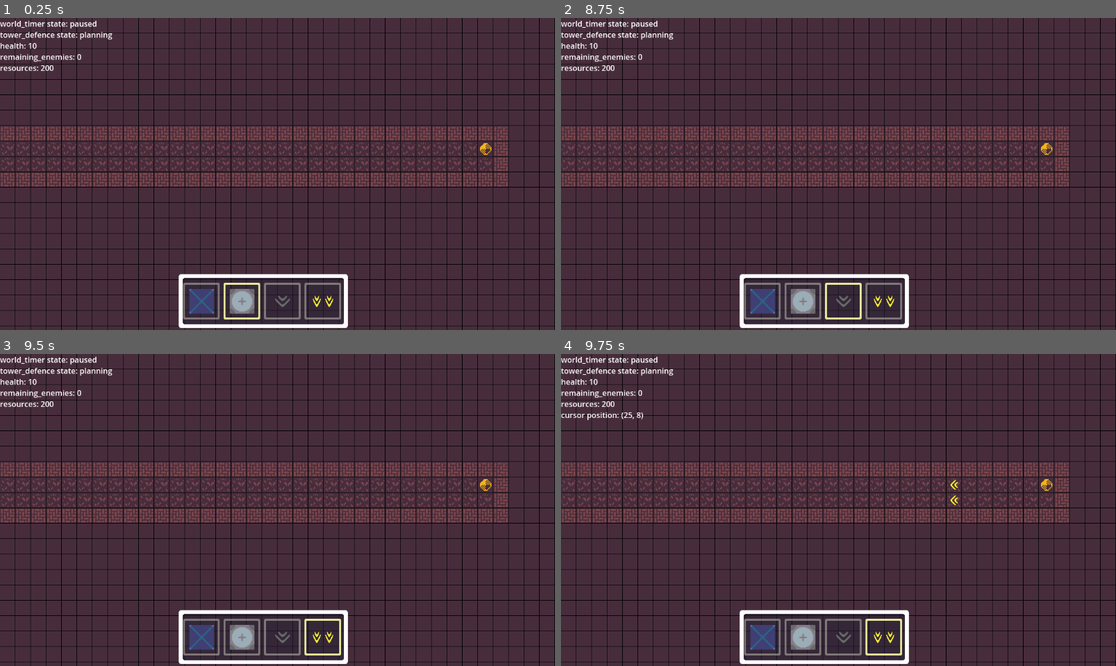
Above: before the commit, frames 1-4 (two rows, left to right).
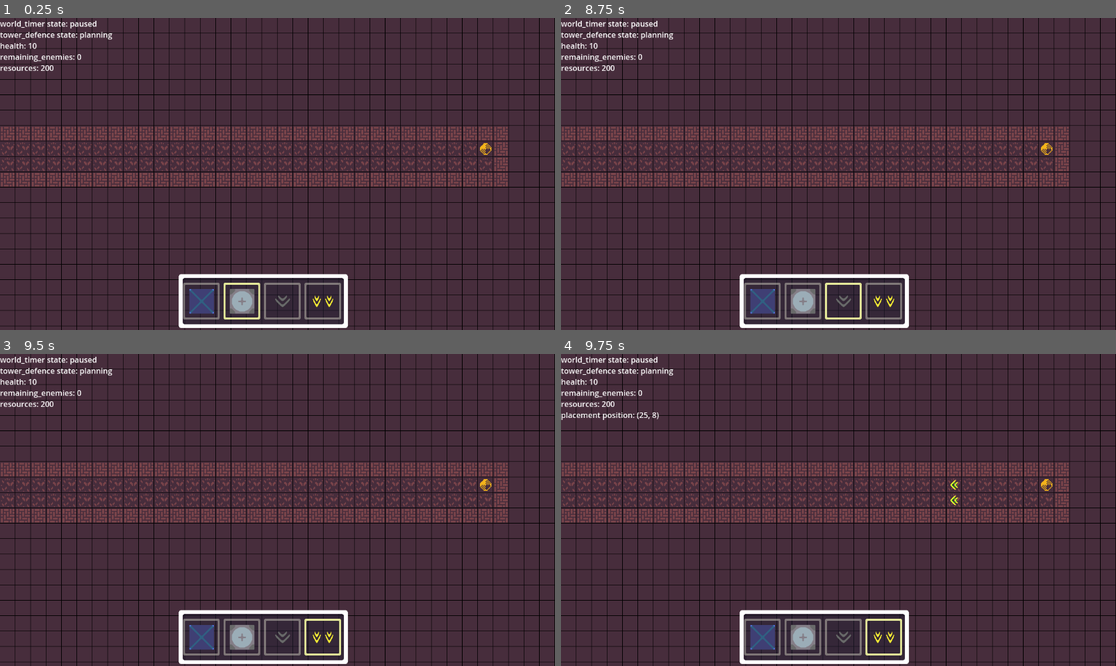
Above: after the commit, the same moments.

Repository: JeppeLindberg/Factory_tower_defence
Game: Godot game, scene res://scenes/main_scene.tscn
Two runs of this game, one before a commit and one after it. Both use one fixed random seed, a clock stepped at 60 frames per second and the inputs below.
Inputs (mouse positions are in pixels of both pictures, inside the frame that each line leads up to):
- Up to frame 1 (0.25 s): no input
- Up to frame 2 (8.75 s): click (760, 301) at 0.5 s; click (805, 301) at 1.27 s; click (844, 301) at 2.02 s; click (882, 301) at 2.77 s; click (760, 301) at 3.5 s; click (805, 301) at 4.27 s; click (844, 301) at 5.02 s; click (882, 301) at 5.77 s; click (760, 301) at 6.5 s; click (805, 301) at 7.27 s; click (844, 301) at 8.02 s
- Up to frame 3 (9.5 s): click (321, 637) at 8.77 s
- Up to frame 4 (9.75 s): tap Enter at 9.5 s; move the mouse to (960, 494) at 9.52 s; hold R (rotate) from 9.53 s (still down); click (960, 494) at 9.67 s

Frames 1-3 are identical in both runs. In frame 4, 0.2% of the frame differs, in the area x 0-72%, y 18-48%.

Commit message:
splitter

Diff:
--- a/prefabs/buildings/transport/splitter.tscn
+++ b/prefabs/buildings/transport/splitter.tscn
@@ -1,8 +1,9 @@
-[gd_scene load_steps=4 format=3 uid="uid://cumu6oj7jq2r8"]
+[gd_scene load_steps=5 format=3 uid="uid://cumu6oj7jq2r8"]
 
 [ext_resource type="Script" path="res://scripts/building.gd" id="1_14g8e"]
 [ext_resource type="Script" path="res://scripts/buildings/transport/splitter.gd" id="2_ty6mm"]
 [ext_resource type="Texture2D" uid="uid://byibxt1eryr0i" path="res://sprites/buildings/splitter.png" id="3_4qat7"]
+[ext_resource type="Script" path="res://scripts/buildings/resource_container.gd" id="4_0vj47"]
 
 [node name="splitter" type="Node2D"]
 script = ExtResource("1_14g8e")
@@ -14,3 +15,6 @@
 position = Vector2(32, 16)
 scale = Vector2(0.5, 0.5)
 texture = ExtResource("3_4qat7")
+
+[node name="resource_container" type="Node2D" parent="."]
+script = ExtResource("4_0vj47")
--- a/scripts/buildings/resource_container.gd
+++ b/scripts/buildings/resource_container.gd
@@ -1,6 +1,8 @@
 extends Node2D
 
 var _scene_paths := preload("res://scripts/library/scene_paths.gd").new()
+
+var resource_capacity = -1
 
 var _main_scene
 var _root_node
@@ -9,6 +11,7 @@
 
 var _pickers = []
 var _active_picker = 0
+
 
 func activate():
 	_main_scene = get_node(_scene_paths.MAIN_SCENE)
@@ -27,21 +30,22 @@
 	if _pickers.is_empty():
 		return
 
-	var r = range(len(_pickers))
-	for i in range(len(r)):
-		r[i] -= _active_picker
-		r[i] = r[i] % len(_pickers)
+	var queue = _get_picker_queue()
 
-	for index in r:
+	for index in queue:
 		if get_children().is_empty():
 			return
 
-		var deposit_pos = _pickers[index].curve.get_point_position(0)
+		var resource = select_pick_resource()
+		try_pick_resource(resource, index)
 
-		if _pickers[index].check_can_recieve_at_pos(deposit_pos):
-			_pickers[index].receive_resource(select_pick_resource(), deposit_pos)
-			_active_picker -= 1
-			_active_picker = _active_picker % len(_pickers)
+# Get the order of checking which picker should recieve a resource
+func _get_picker_queue():
+	var queue = range(len(_pickers))
+	for i in range(len(queue)):
+		queue[i] -= _active_picker
+		queue[i] = queue[i] % len(_pickers)
+	return queue
 
 # Set the path that picks from this container
 func add_picker(picker):
@@ -49,12 +53,36 @@
 
 # Check wether the container can recieve a resource
 func can_recieve_resource():
+	if resource_capacity == 0:
+		for path in _pickers:
+			if path.check_can_recieve():
+				return true
+
+		return false
+
 	return true
 
 # Put a given resource into the container
 func receive_resource(resource):
 	resource.reparent(self)
 	resource.position = Vector2.ZERO
+
+	if resource_capacity == 0:
+		var queue = _get_picker_queue()
+
+		for index in queue:
+			if try_pick_resource(resource, index):
+				break
+
+# Attempt to move the given resource to a picker
+func try_pick_resource(resource, picker_index):
+	if _pickers[picker_index].check_can_recieve():
+		_pickers[picker_index].receive_resource(resource)
+		_active_picker -= 1
+		_active_picker = _active_picker % len(_pickers)
+		return true
+
+	return false
 
 # Pick a resource out if the container that matches at least one group
 func select_pick_resource(groups = []):
--- a/scripts/buildings/transport/splitter.gd
+++ b/scripts/buildings/transport/splitter.gd
@@ -7,8 +7,7 @@
 var _terrain
 var _paths
 var _debug
-
-var path = null
+var _resource_container
 
 
 func activate():
@@ -17,13 +16,11 @@
 	_terrain = get_node(_scene_paths.TERRAIN)
 	_paths = _terrain.get_node("paths")
 	_debug = get_node(_scene_paths.DEBUG)
+	_resource_container = _root_node.get_node("resource_container")
 
-	pass
+	_resource_container.resource_capacity = 0
 
-func _get_path_connections():
-	pass
-
-# Get the facing of the conveyor belt as a vector
+# Get the facing of the splitter as a vector
 func facing():
 	var vec = Vector2.UP.rotated(deg_to_rad(_root_node.get_building_rotation()))
 	return Vector2i(vec)
--- a/scripts/controller.gd
+++ b/scripts/controller.gd
@@ -30,7 +30,7 @@
 
 		_tile_coord = _main_scene.pos_to_coord(_event_pos)
 
-		_debug.add_debug_text("cursor position", str(_tile_coord))
+		_debug.add_debug_text("placement position", str(_tile_coord))
 
 		_building_placement.show_building_ghost_at(_tile_coord)
 
--- a/scripts/path/path.gd
+++ b/scripts/path/path.gd
@@ -44,12 +44,22 @@
 			path_follow.queue_free()
 
 # Recieve a resource so that it can be moved along the path
-func receive_resource(resource, pos):
+func receive_resource(resource, pos = null):
+	if pos == null:
+		pos = curve.get_point_position(0)
+
 	var path_follow = _main_scene.create_node(path_follow_path, self)
 	path_follow.global_position = pos
 	resource.reparent(path_follow)
 	resource.global_position = pos
 	path_follow.progress = _pos_to_progress(pos)
+
+# Check if the path can recieve a resouce at the start position of the path
+func check_can_recieve():
+	var pos = curve.get_point_position(0)
+	var boo = check_can_recieve_at_pos(pos)
+	print(boo)
+	return boo
 
 # Check if the given position is occupied or otherwise unavailable
 func check_can_recieve_at_pos(pos):
@@ -60,7 +70,7 @@
 		if abs(path_follow.progress - progress) < closest_progress:
 			closest_progress = abs(path_follow.progress - progress)
 
-	if closest_progress < _resource_node_radius:
+	if closest_progress < _resource_node_radius * 2:
 		return false
 
 	return true
